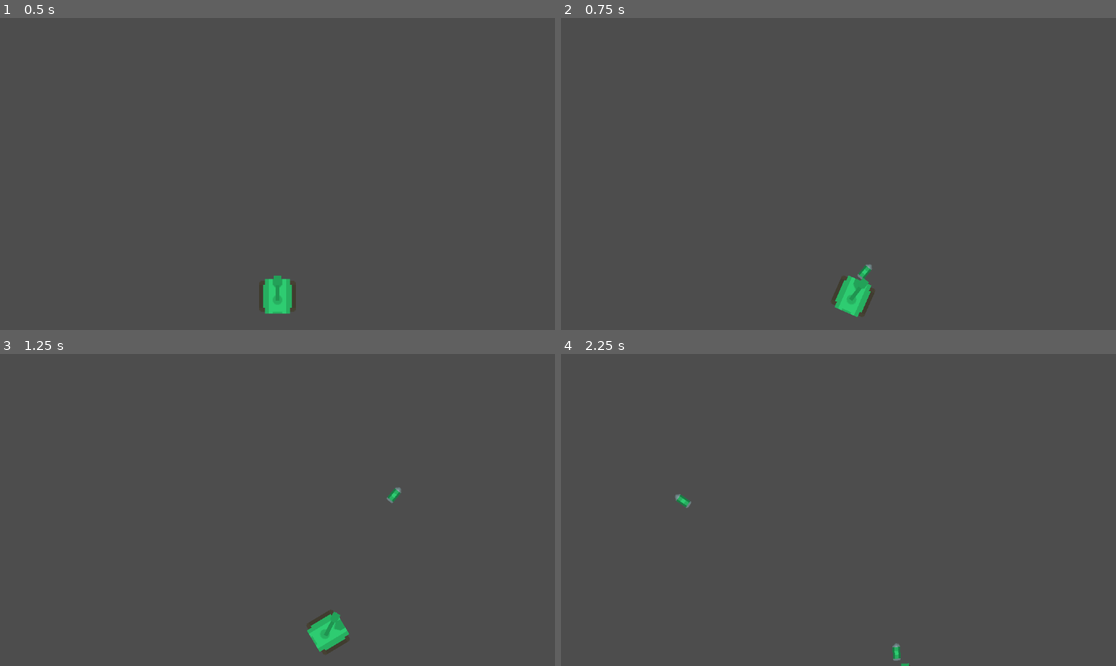
Above: before the commit, frames 1-4 (two rows, left to right).
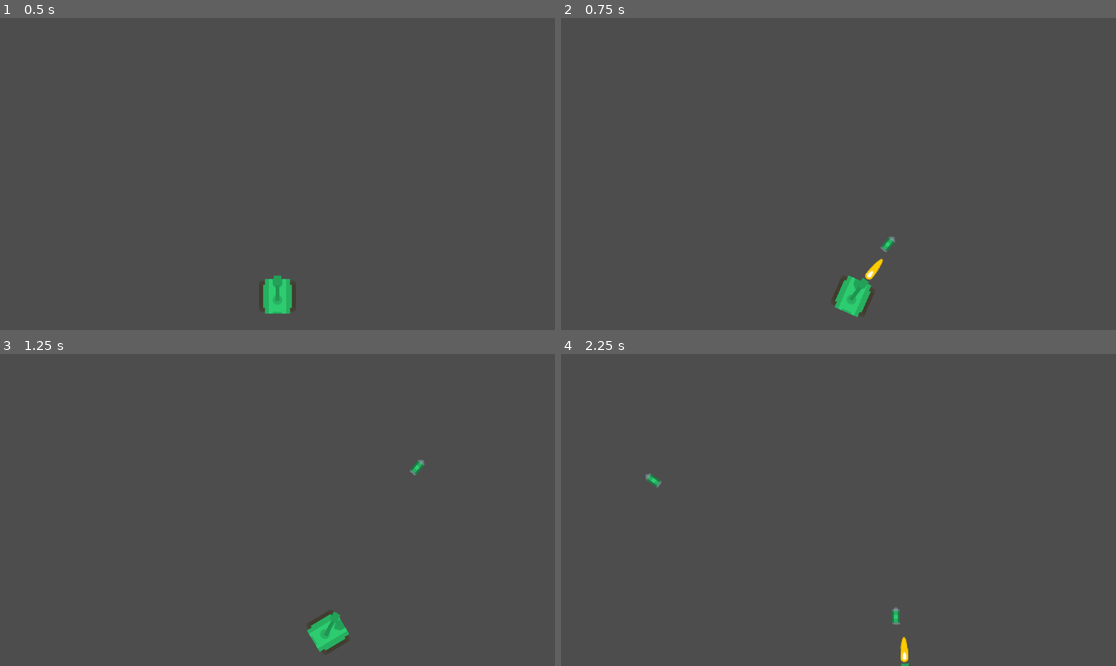
Above: after the commit, the same moments.

Repository: felipegabriel1942/tank-attack
Game: Godot game, scene res://scenes/game.tscn
Same seed, same stepped clock (60 frames per second), same inputs: the game is played once before the commit and once after it.
Inputs (mouse positions are in pixels of both pictures, inside the frame that each line leads up to):
- Up to frame 1 (0.5 s): no input
- Up to frame 2 (0.75 s): tap Enter at 0.5 s; move the mouse to (960, 158) at 0.52 s; hold D (move_right) from 0.53 s (still down); click (960, 158) at 0.6 s
- Up to frame 3 (1.25 s): keep holding D (move_right)
- Up to frame 4 (2.25 s): move the mouse to (727, 525) at 1.27 s; release D (move_right) at 1.28 s; hold S (move_down) 1.28-2.03 s; click (727, 525) at 1.35 s; move the mouse to (894, 441) at 2.02 s; hold D (move_right) from 2.03 s (still down); click (894, 441) at 2.1 s

Frame 1 is identical in both runs. In frame 2, 0.2% of the frame differs, in the area x 53-61%, y 70-84%; in frame 3, 0.1%; in frame 4, 0.4%, in the area x 15-63%, y 38-99%.

Commit message:
creating burst on fire and including sound effect

Diff:
--- /dev/null
+++ b/default_bus_layout.tres
@@ -0,0 +1,3 @@
+[gd_resource type="AudioBusLayout" format=3 uid="uid://bhve4mie3h1pe"]
+
+[resource]
--- a/scenes/player.tscn
+++ b/scenes/player.tscn
@@ -1,9 +1,11 @@
-[gd_scene load_steps=6 format=3 uid="uid://cl8vj3l5bjkgl"]
+[gd_scene load_steps=8 format=3 uid="uid://cl8vj3l5bjkgl"]
 
 [ext_resource type="Script" path="res://scripts/player.gd" id="1_fmkef"]
 [ext_resource type="Texture2D" uid="uid://gld5ox3bwil8" path="res://assets/sprites/tankBody_green.png" id="1_oxmaw"]
 [ext_resource type="Texture2D" uid="uid://b1xrllk08a7up" path="res://assets/sprites/tankGreen_barrel2.png" id="3_lc2kr"]
 [ext_resource type="Script" path="res://scripts/cannon.gd" id="3_we0hf"]
+[ext_resource type="Texture2D" uid="uid://crk0eavof52a2" path="res://assets/sprites/shotThin.png" id="5_svxv0"]
+[ext_resource type="AudioStream" uid="uid://b5pijoufsqtlf" path="res://assets/sounds/cannon-shot.mp3" id="6_5ijdc"]
 
 [sub_resource type="RectangleShape2D" id="RectangleShape2D_wbr2p"]
 size = Vector2(37, 36)
@@ -31,4 +33,15 @@
 rotation = 4.71239
 texture = ExtResource("3_lc2kr")
 
+[node name="Burst" type="Node2D" parent="Cannon"]
+position = Vector2(37.4, 0)
+rotation = -1.55508
+
+[node name="Sprite2D" type="Sprite2D" parent="Cannon/Burst"]
+texture_filter = 1
+texture = ExtResource("5_svxv0")
+
 [node name="BulletContainer" type="Node" parent="."]
+
+[node name="CannonShotSound" type="AudioStreamPlayer" parent="."]
+stream = ExtResource("6_5ijdc")
--- a/scripts/bullet.gd
+++ b/scripts/bullet.gd
@@ -3,6 +3,9 @@
 @export var speed = 300
 
 var bullet_rotation;
+
+func _ready():
+	visible = false
 
 func _process(delta):
 	var canon_rotation_offset = 1.55
@@ -10,3 +13,6 @@
 
 	rotation = bullet_rotation - canon_rotation_offset
 	position += foward_direction * speed * delta
+
+	if visible == false:
+		visible = true
--- a/scripts/cannon.gd
+++ b/scripts/cannon.gd
@@ -1,8 +1,13 @@
 extends Node2D
 
 @onready var bullet_container = $"../BulletContainer"
+@onready var burst = $Burst
+@onready var cannon_shot_sound = $"../CannonShotSound"
 
 const BULLET = preload("res://scenes/bullet.tscn")
+
+func _ready():
+	burst.visible = false
 
 func get_input():
 	look_at(get_global_mouse_position())
@@ -19,5 +24,10 @@
 	var canon_rotation_offset = 1.55
 
 	bullet_instance.bullet_rotation = global_rotation + canon_rotation_offset
-	bullet_instance.global_position = global_position
+	bullet_instance.global_position = burst.global_position
 	bullet_container.add_child(bullet_instance)
+	cannon_shot_sound.play()
+
+	burst.visible = true
+	await get_tree().create_timer(0.2).timeout
+	burst.visible = false
Not shown, added: assets/sounds/cannon-shot.mp3.import
Binary file added: assets/sprites/shotThin.png
Not shown, added: assets/sprites/shotThin.png.import
Not shown, added: assets/sounds/cannon-shot.mp3
Not shown, added: scenes/bul470E.tmp
